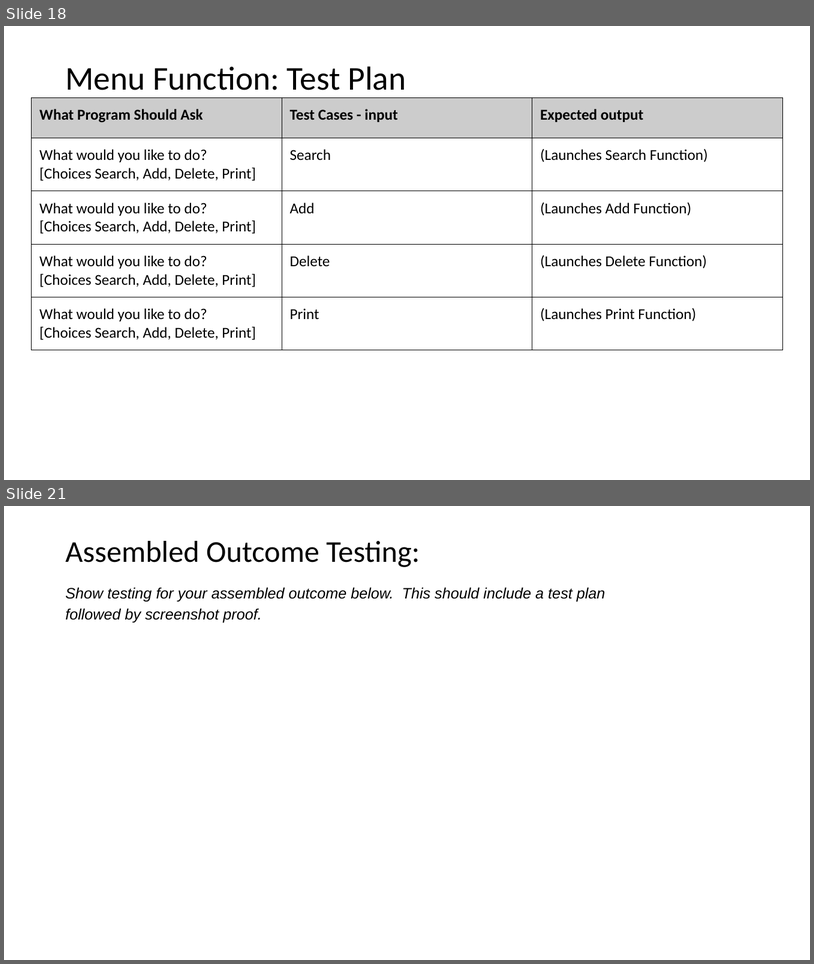
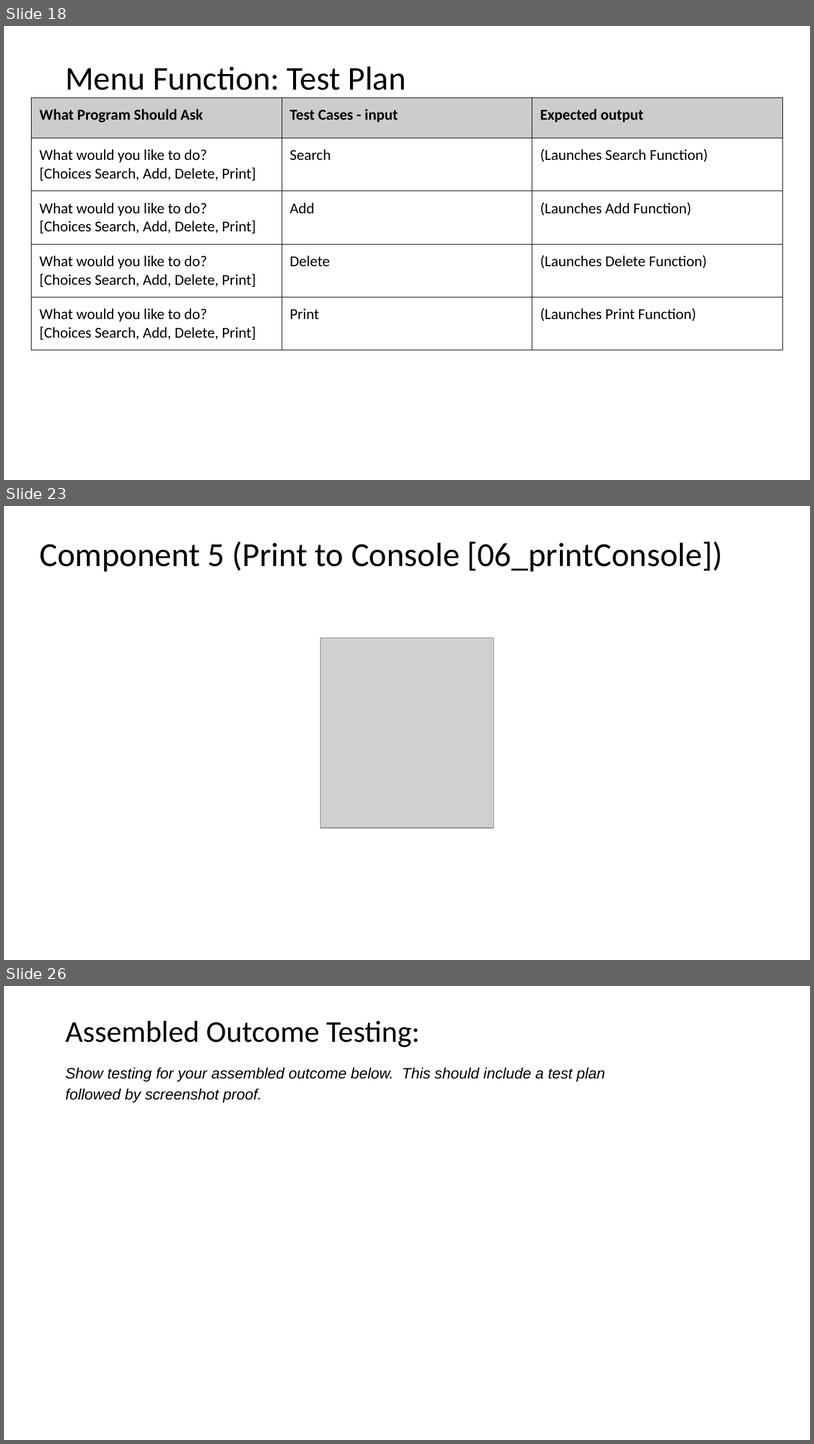
Before and after one commit to Jaxku/Assessment---Monster-Cards, a slide deck: 2.7 and 2.8 Documentation Template.pptx. Shown one above the other, each under a label of ours: slides 18 and 21 before the commit, slides 18, 23 and 26 after it; the slides between them are not shown. The pictures are 814x964 and 814x1444 pixels, drawn with LibreOffice and Linux fonts; fonts in the diff are those of the drawing; grey boxes stand for pictures. Boxes give left, top, right and bottom in pixels: in the first picture for what was removed or moved away, otherwise in the second. Text is boxed around its words. In the diff, an @@ line names an element or a change of style, - is before the commit and + after.

```diff
--- a/2.7 and 2.8 Documentation Template.pptx
+++ b/2.7 and 2.8 Documentation Template.pptx
@@ slide 23 added at [4, 506, 810, 960], background #FFFFFF @@
@@ title added at [39, 541, 723, 571], 40 pt, text #000000 @@
+Component 5 (Print to Console [06_printConsole])
@@ picture added at [320, 638, 495, 828] @@
@@ what was slide 21 is now slide 26 @@
```
Also in this commit, not shown: 2 slides changed, 4 other slides added, 2 other files.
